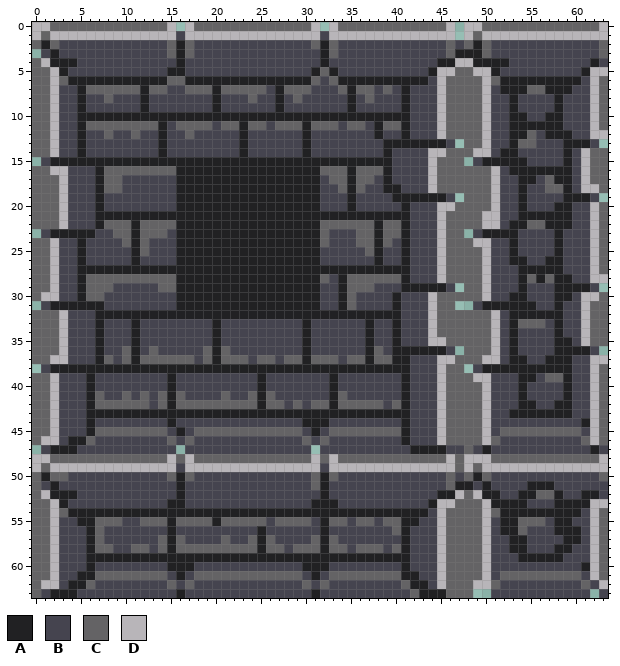
A pixel-art file gets an edit: Assets/Tiles/Dungeon environment.aseprite. Above is the file before it was changed.
64x64 pixels, 1 frame.
Palette (. is transparent): A #212123  B #45444f  C #646365  D #b8b5b9
New version:
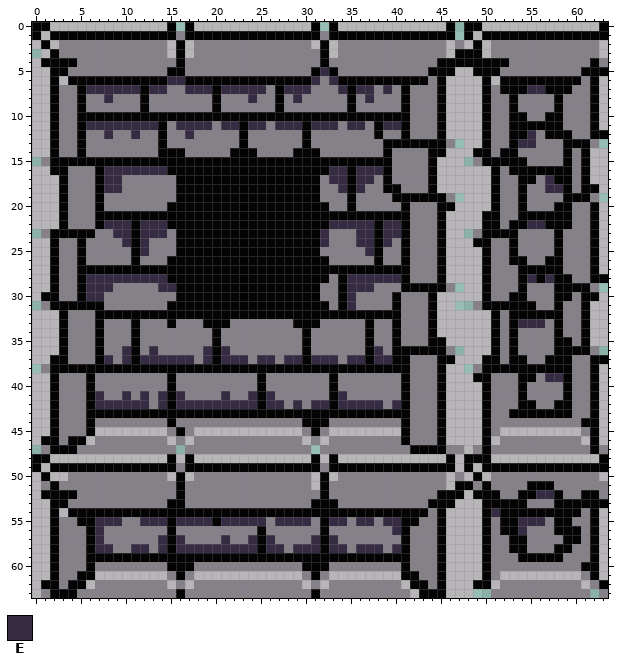
Colours new in this view: E #352b42
The exact change:
colour A: #212123 -> #040404
colour B: #45444f -> #868188
Changed rows in their new state; - is a pixel that keeps its letter.
Layer "Tiles":
first column x 0:
 0 AADDDDDDDDDDDDDA-ADDDDDDDDDDDDDA-ADDDDDDDDDDDDA-AADDDDDDDDDDDDDA
 1 ADAAAAAAAAAAAAAA-AAAAAAAAAAAAAAA-AAAAAAAAAAAAAA-ADAAAAAAAAAAAAAA
 2 D-D------------D-D-------------D-D------------D-D-D------------D
 3 -D-------------D-D---------------D------------D---D------------D
 4 DA---------------------------------------------AA---------------
 5 DDA-----------------------------E------------AADDAA-----------AA
 6 DDAD-----------EE--------------E-E-----------ADDDDAD----------AD
 7 DDA---EEEEEE-EE--EEE-EEEEE--EEE---E-EE-E-----ADDDDA----EE-----AD
 8 DDA-----E---------------E----E-------E-------ADDDDA-----------AD
 9 DDA------------------------------------------ADDDDA-----------AD
10 DDA------------------------------------------ADDDDA-----------AD
11 DDA---EEEEEEEE--EEEE-EE-EE-EEE-EEE-EE--EE----ADDDDA-----------AD
12 DDA-----E--E-----E---------------------------ADDDDA----E------AA
13 DDA---------------------------------------------DDA---EE--------
14 DDA------------AA-----A-A----A-A------------AADDDAA----------ADD
15 --------------------------------------------ADDD-------------ADD
16 DDAA----EEEEEEEA----------------AEE-EEE-----ADDDDDDA---------ADD
17 DDDA----EE-----------------------EE-EE------ADDDDDDA-----E---ADD
18 DDDA----EE------------------------E-E-------ADDDDDDA-----EE--AAD
19 DDDA--------------------------------------------DDDA------------
20 DDDA-----------A----------------A------------AADDDDA----------AD
21 DDDA-----------------------------------------ADDDDAA----------AD
22 DDDA----EEE-EEEA----------------AEEEEE-EE----ADDDDAA---EE-----AD
23 ---------EE-EEE-----------------E---EE-EE----ADD--------------AD
24 DDA-------E-E-------------------E---EE-E-----ADDDAA-----------AD
25 DDA---------E------------------------E-------ADDDDA-----------AD
26 DDA------------A----------------A------------ADDDDA-----------AD
27 DDA------------------------------------------ADDDDA-----------AD
28 DDA---EEEEEEEEEA----------------A--EEEEEE----ADDDDA----E-E----AA
29 DDA---EEE-----EE-------------------EEE----------DDA-------------
30 DAA---EE---------------------------E--------ADDDDDA----------AAD
31 ---------------A----------------A--E--------ADD--------------ADD
32 DDDA----------------------------------------ADDDDDDA---------ADD
33 DDDA-----------A---A-A-------A-A------------ADDDDDDA--EEE----ADD
34 DDDA----------------------------------------ADDDDDDA---------ADD
35 DDDA----------------------------------------AADDDDDA---------ADD
36 DDDA------E--E-----E-E----------------E---------DDDA------------
37 DDAA----E-E-EEEEEE-E-EEE-EE-EE-EEE-EE-EE-----AADDDAA----------AA
38 ---------------------------------------------ADD--------------AD
39 DDA------------------------------------------ADDDAA------EE---AD
40 DDA------------------------------------------ADDDDA-----------AD
41 DDA----E--E-E-E-E----E--E-E-------E----------ADDDDA-----------AD
42 DDA----EEEEEE-E-EEEEEEEEE-EE-E-EE-EEEEE-E----ADDDDA-----------AD
43 DDA------------------------------------------ADDDDA-----------AD
44 DDA------------------------------------------ADDDDA-----------AD
45 DDA----DDDDDDDD---DDDDDDDDDDDD---DDDDDDDD----ADDDDA-DDDDDDDDD-AD
46 DAA---D--------D-D------------D-D------------ADDDDAD---------DAD
47 ------------------------------------------------D---------------
48 AADDDDDDDDDDDDDADADDDDDDDDDDDDDADADDDDDDDDDDDDADAAADDDDDDDDDDDDA
49 ADAAAAAAAAAAAAAA-AAAAAAAAAAAAAAA-AAAAAAAAAAAAAADADAAAAAAAAAAAAAA
50 D-DD-----------D-D-------------D-D------------D-D-D------------D
51 D------------------------------D--------------D-----------------
52 DA---------------------------------------------ADA------EE------
53 DDA------------------------------------------AADDDA-----------AA
54 DDAD-----------------------------------------ADDDDAE----------AD
55 DDA----EEE--EEE-EEEE-EEEEE-EEEE--EE-EE-EE----ADDDDA---EEE-----AD
56 DDA----E--------------------------------E----ADDDDA---E-------AD
57 DDA----E------E-E----E--E-E----E-E-----------ADDDDA-----------AD
58 DDA----EE--EE-E-EEEEEEEEE-EE-EEE-EE-EEE-E----ADDDDA-----------AD
59 DDA------------------------------------------ADDDDA-----------AD
60 DDA------------------------------------------ADDDDA-----------AD
61 DDA----DDDDDDDD---DDDDDDDDDDDD---DDDDDDDD----ADDDDA-DDDDDDDDD-AD
62 DAA---D--------D-D------------D-D--------D---ADDDAAD---------D-A
63 D-----------------------------------------D---DDD---------------
Changed places in both pictures, as pixel boxes (x1, y1, x2, y2):
changed: (32, 22, 608, 598)
